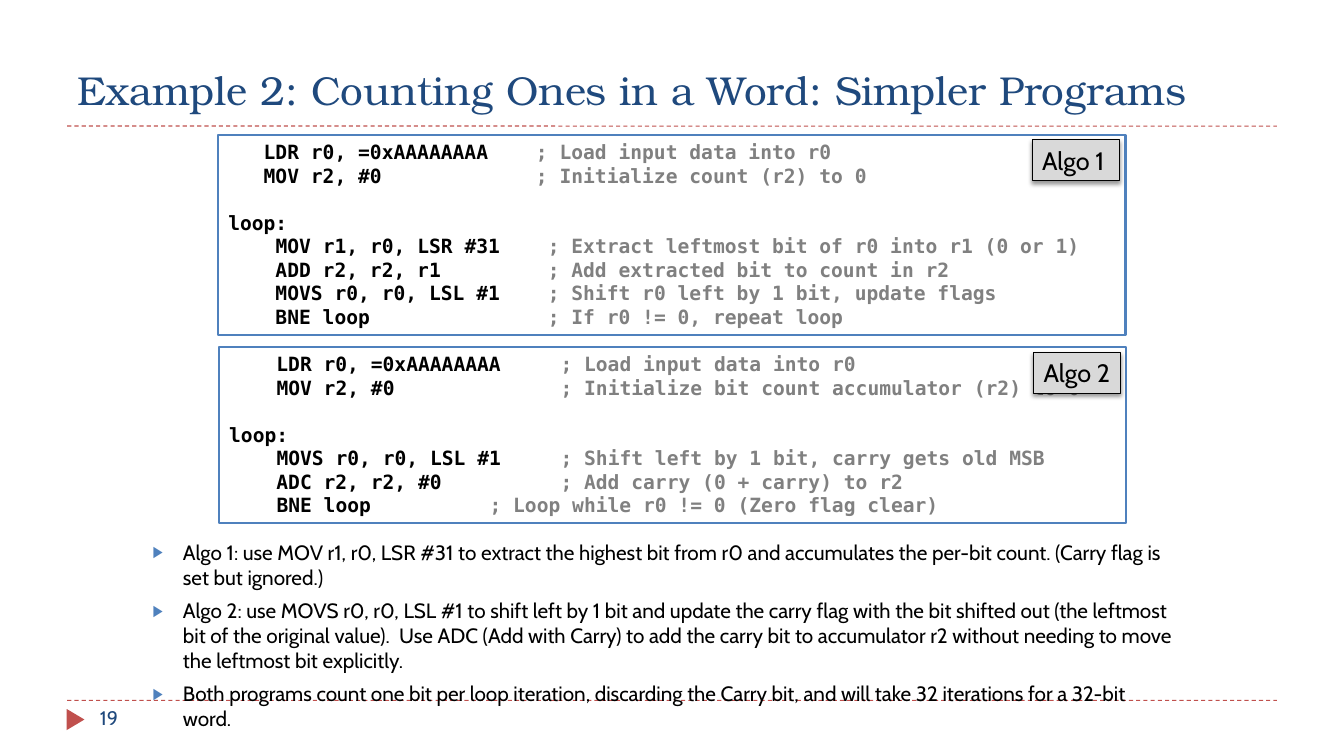
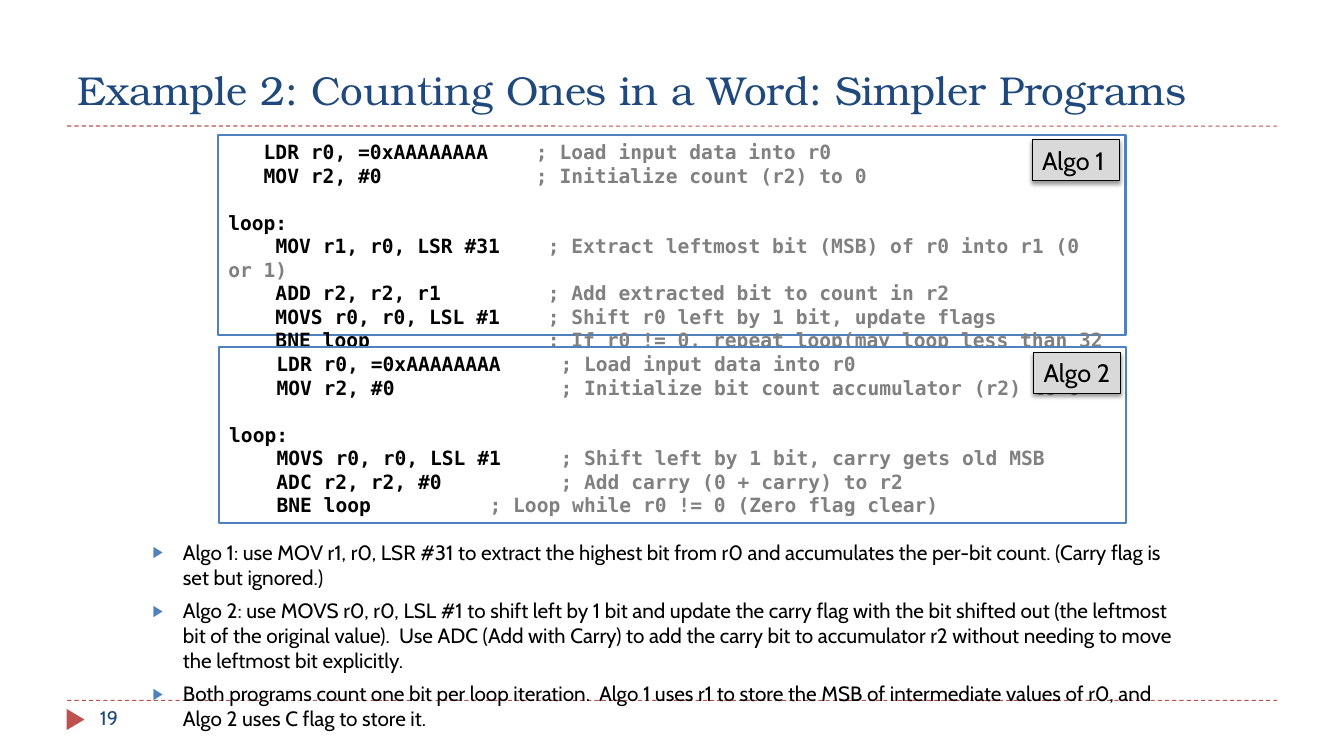
Before and after one commit to guhofstra/CSC111Fa25, a slide deck: slide 19 of PPTs/Ch7_Structured_Programming.pptx. Drawn at 1344x756 pixels with LibreOffice and Linux fonts; fonts in the diff are those of the drawing. Boxes give left, top, right and bottom in pixels: in the first picture for what was removed or moved away, otherwise in the second. Text is boxed around its words. In the diff, an @@ line names an element or a change of style, - is before the commit and + after.

```diff
--- a/PPTs/Ch7_Structured_Programming.pptx
+++ b/PPTs/Ch7_Structured_Programming.pptx
@@ text in rectangle at [276,238,1080,256]: text changed @@
-MOV r1, r0, LSR #31 ; Extract leftmost bit of r0 into r1 (0 or 1)
+MOV r1, r0, LSR #31 ; Extract leftmost bit (MSB) of r0 into r1 (0 or 1)
@@ text in rectangle at [571,332,1008,348]: text changed @@
-BNE loop ; If r0 != 0, repeat loop
+BNE loop ; If r0 != 0, repeat loop(may loop less than 32 iters)
@@ text at [183,685,1151,731]: text changed @@
-▶ Both programs count one bit per loop iteration, discarding the Carry bit, and will take 32 iterations for a 32-bit word.
+▶ Both programs count one bit per loop iteration. Algo 1 uses r1 to store the MSB of intermediate values of r0, and Algo 2 uses C flag to store it.
```
Also in this commit, not shown: 5 other slides changed, 2 other files.
